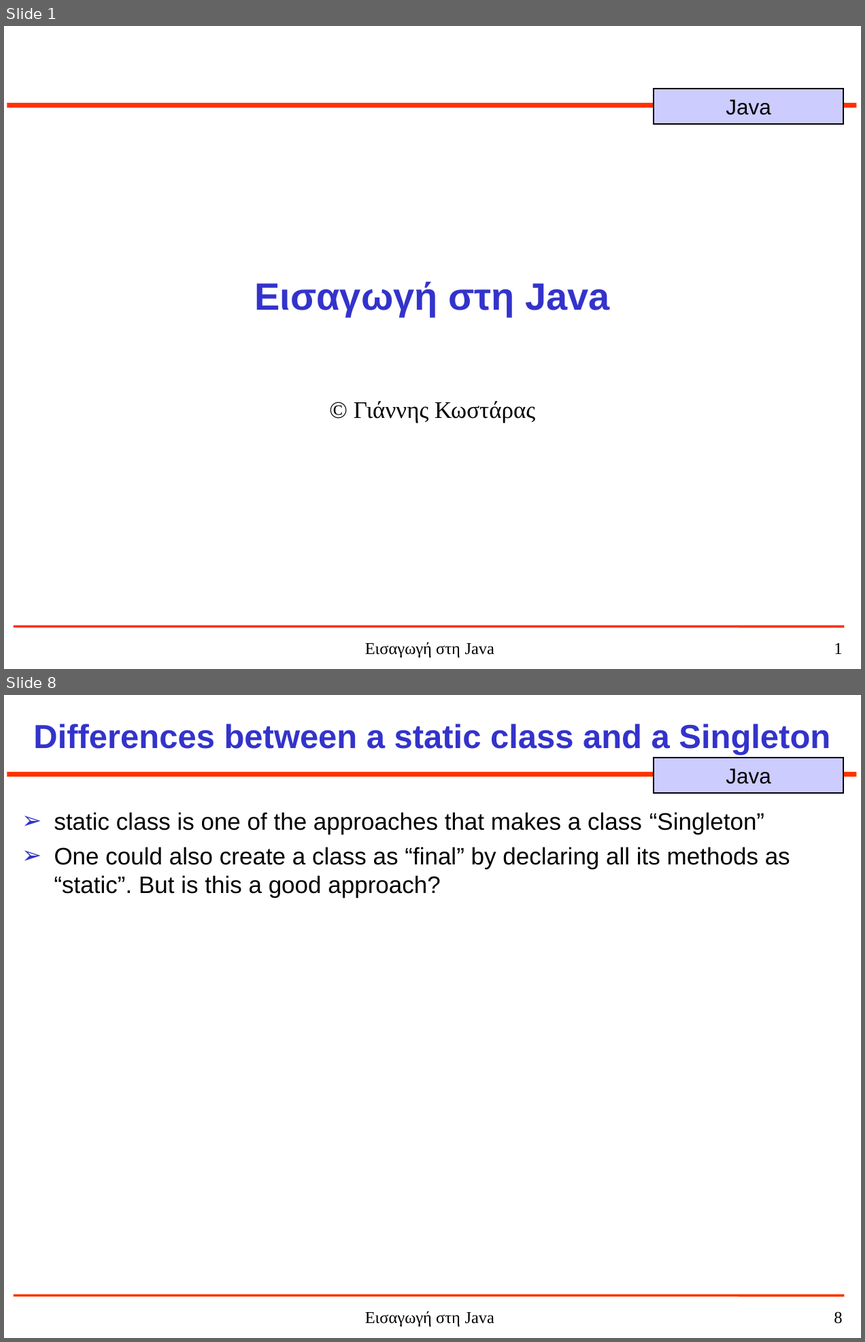
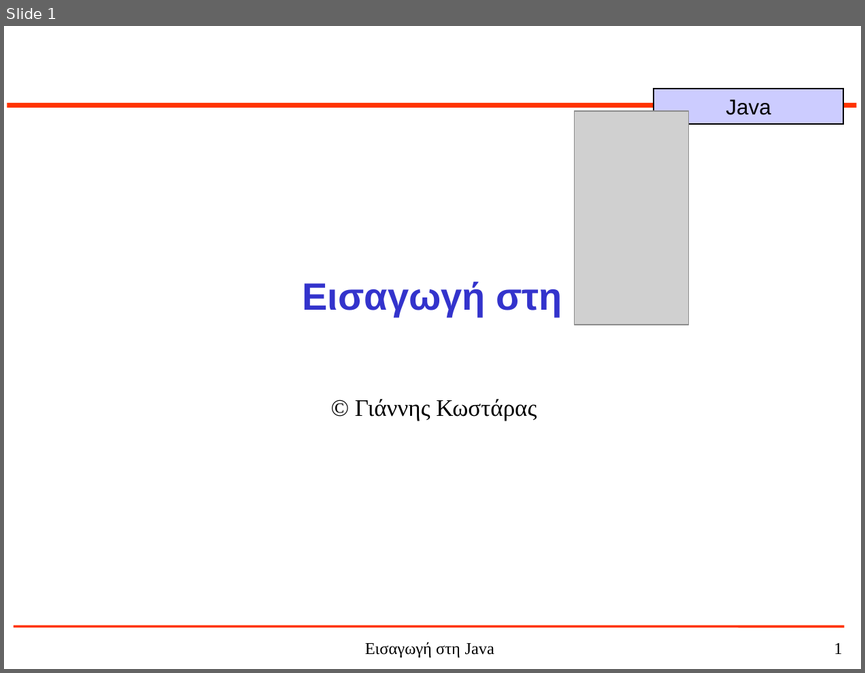
Before and after one commit to jkost/jkost.github.io, a slide deck: Java/slides/1-JavaHistory.ppt. Shown one above the other, each under a label of ours: slides 1 and 8 before the commit, slide 1 after it; the slides between them are not shown. The pictures are 865x1342 and 865x673 pixels, drawn with LibreOffice and Linux fonts; fonts in the diff are those of the drawing; grey boxes stand for pictures. Boxes give left, top, right and bottom in pixels: in the first picture for what was removed or moved away, otherwise in the second. Text is boxed around its words. In the diff, an @@ line names an element or a change of style, - is before the commit and + after.

```diff
--- a/Java/slides/1-JavaHistory.ppt
+++ b/Java/slides/1-JavaHistory.ppt
@@ slide 8 removed at bbox=[4, 695, 861, 1338], background #FFFFFF; not listed: 5 template elements that a slide beside it also shows @@
@@ title removed at bbox=[33, 724, 830, 756] @@
-Differences between a static class and a Singleton
@@ text removed at bbox=[54, 812, 790, 898] @@
-➢ static class is one of the approaches that makes a class “Singleton”
-➢ One could also create a class as “final” by declaring all its methods as “static”. But is this a good approach?
@@ slide 1 changed as well @@
@@ picture added at bbox=[574, 111, 689, 324] @@
@@ title at bbox=[302, 281, 562, 317]: text changed @@
-Εισαγωγή στη Java
+Εισαγωγή στη
@@ subtitle "© Γιάννης Κωστάρας": place and size @@
-subtitle "© Γιάννης Κωστάρας" at bbox=[354, 401, 535, 423]
+subtitle "© Γιάννης Κωστάρας" at bbox=[355, 399, 536, 420]
```
Also in this commit, not shown: 8 slides added, 36 other slides removed, 2 other files.
